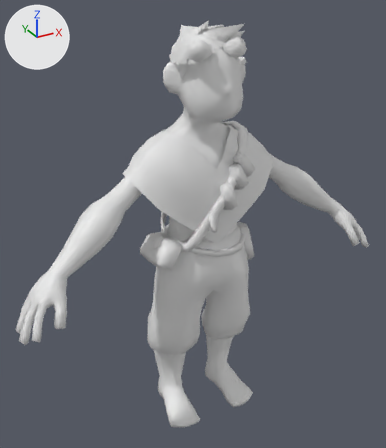
The FBX model Assets/Prefabs/Characters/Character 1/character_1_anim.fbx, before and after one commit.
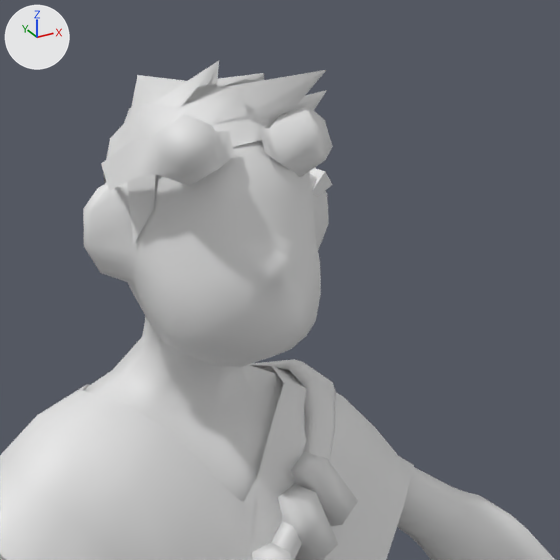
There are two pictures of each version: one whole from a 50 mm lens placed at (-1.432, -2.439, 2.527), pointed at (-0.049, 0.074, 1.271), one close up on the part from 35% to 84% of the width and 0% to 42% of the height. The lights are fixed; the arrows at upper left show +X, +Y and +Z. The last two pictures show the newer version. Where no turn or scale is listed for an object, it has been applied to the vertices.

In view in the first close-up: 'Belt', 'Cube.011', 'Cube.012', 'Googles', 'Pancho', 'V1.004', 'V1.005' and 2 more.
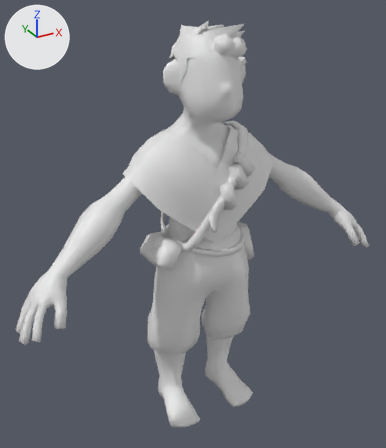
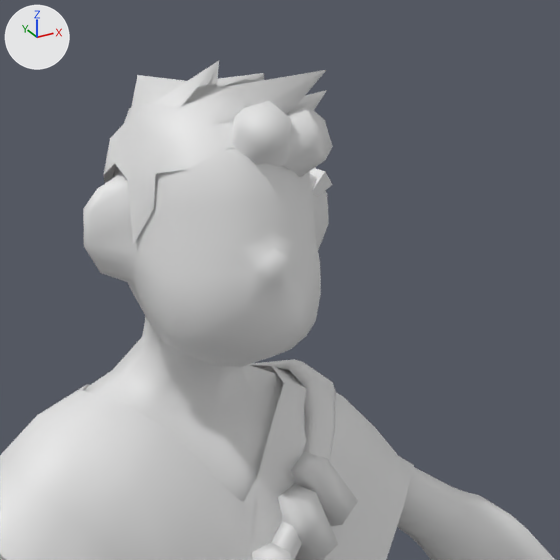
The change, as a list of edits to the scene's bpy script:
```text
Change me_circle_010:
    used by ob_googles; location = (0.072, -0.114, 2.257)
    remove me_circle_010.from_pydata(...)  # 36 vertices, 22 faces; spans x -0.292..0.081, y -0.076..0.147, z -0.064..0.063
    add me_circle_010.from_pydata(...)  # 36 vertices, 22 faces; spans x -0.154..0.081, y -0.069..0.15, z -0.063..0.074
    me_circle_010 part 1: the loose piece of 18 vertices spanning x -0.292..-0.129, y -0.076..0.134, z -0.064..0.062 is multiplied about its middle by the matrix ((0.948, 0.097, 0.304), (-0.101, 0.995, -0.004), (-0.303, -0.027, 0.953)), then moved by (0.147, 0.009, 0.011)
```

Changed parts and their boxes [x1, y1, x2, y2] in the close-ups (560 x 560 px; the box of a moved part takes in the faces that stretch with it):
'Googles', reshaped: before [101, 107, 333, 191]; after [231, 101, 333, 177]
part 1 of me_circle_010, moved or reshaped: before [101, 114, 235, 191]; after [231, 101, 291, 167]
